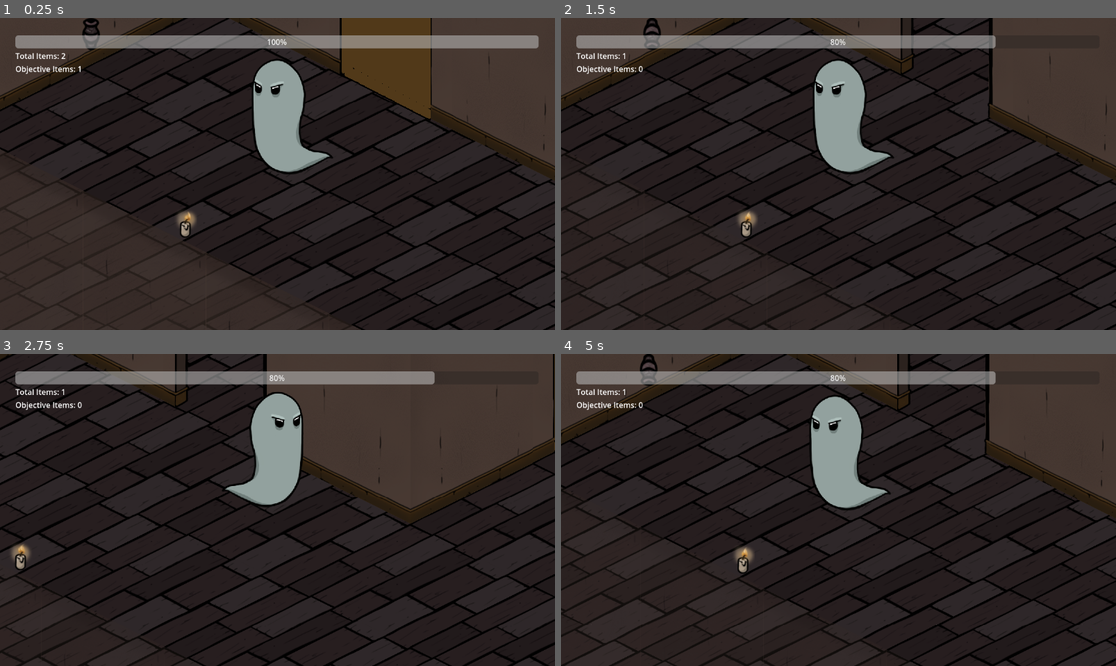
Above: before the commit, frames 1-4 (two rows, left to right).
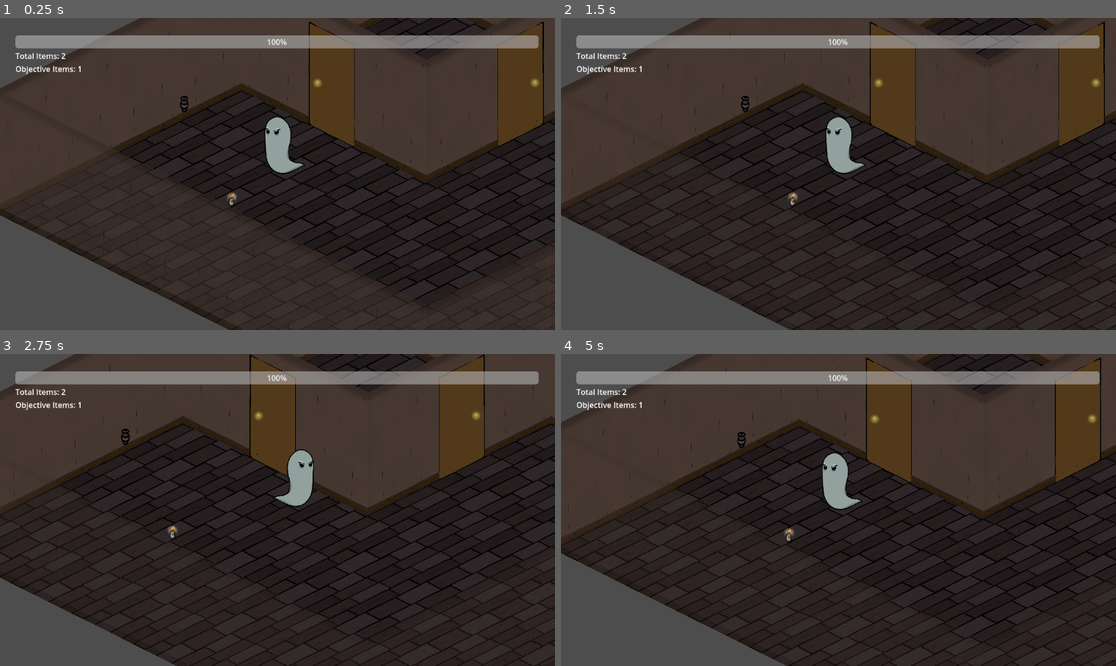
Above: after the commit, the same moments.

Repository: kevinpfeifle/haunting-grounds
Game: Godot game, scene res://scenes/game.tscn
The game is run twice, just before and just after one commit, with the same random seed, the same clock (stepped at 60 frames per second) and the same inputs.
Inputs (mouse positions are in pixels of both pictures, inside the frame that each line leads up to):
- Up to frame 1 (0.25 s): no input
- Up to frame 2 (1.5 s): drag from (955, 99) to (649, 33) at 0.52 s; tap Enter at 1.25 s; drag from (649, 33) to (1038, 96) at 1.27 s
- Up to frame 3 (2.75 s): tap Space (center_camera) at 2 s; move the mouse to (183, 559) at 2.02 s; hold D (player_right) from 2.03 s (still down); hold Down (camera_move_down) from 2.03 s (still down); click (183, 559) at 2.17 s
- Up to frame 4 (5 s): release D (player_right) at 2.75 s; release Down (camera_move_down) at 2.75 s; drag from (810, 572) to (583, 556) at 2.77 s; move the mouse to (1005, 556) at 3.52 s; hold A (player_left) 3.53-4.25 s; hold Right (camera_move_right) 3.53-4.25 s; drag from (672, 463) to (738, 559) at 4.27 s

The runs differ from the first frame. In frame 1, 40% of the frame differs, in the area x 0-100%, y 0-100%; in frame 2, 42%; in frame 3, 34%; in frame 4, 42%.

Commit message:
updated the default zoom and added movement smoothing

Diff:
--- a/scenes/player/player_controller.tscn
+++ b/scenes/player/player_controller.tscn
@@ -9,11 +9,11 @@
 script = ExtResource("1_wqwkf")
 
 [node name="Camera" type="Camera2D" parent="."]
-scale = Vector2(1.00901, 1.05702)
+zoom = Vector2(0.5, 0.5)
+position_smoothing_enabled = true
 script = ExtResource("1_1yned")
-zoom_speed = 0.178
-max_zoom = null
-camera_speed = null
+zoom_speed = 0.1
+max_zoom = 2
 
 [node name="RayCast2D" type="RayCast2D" parent="Camera"]
 collision_mask = 2
